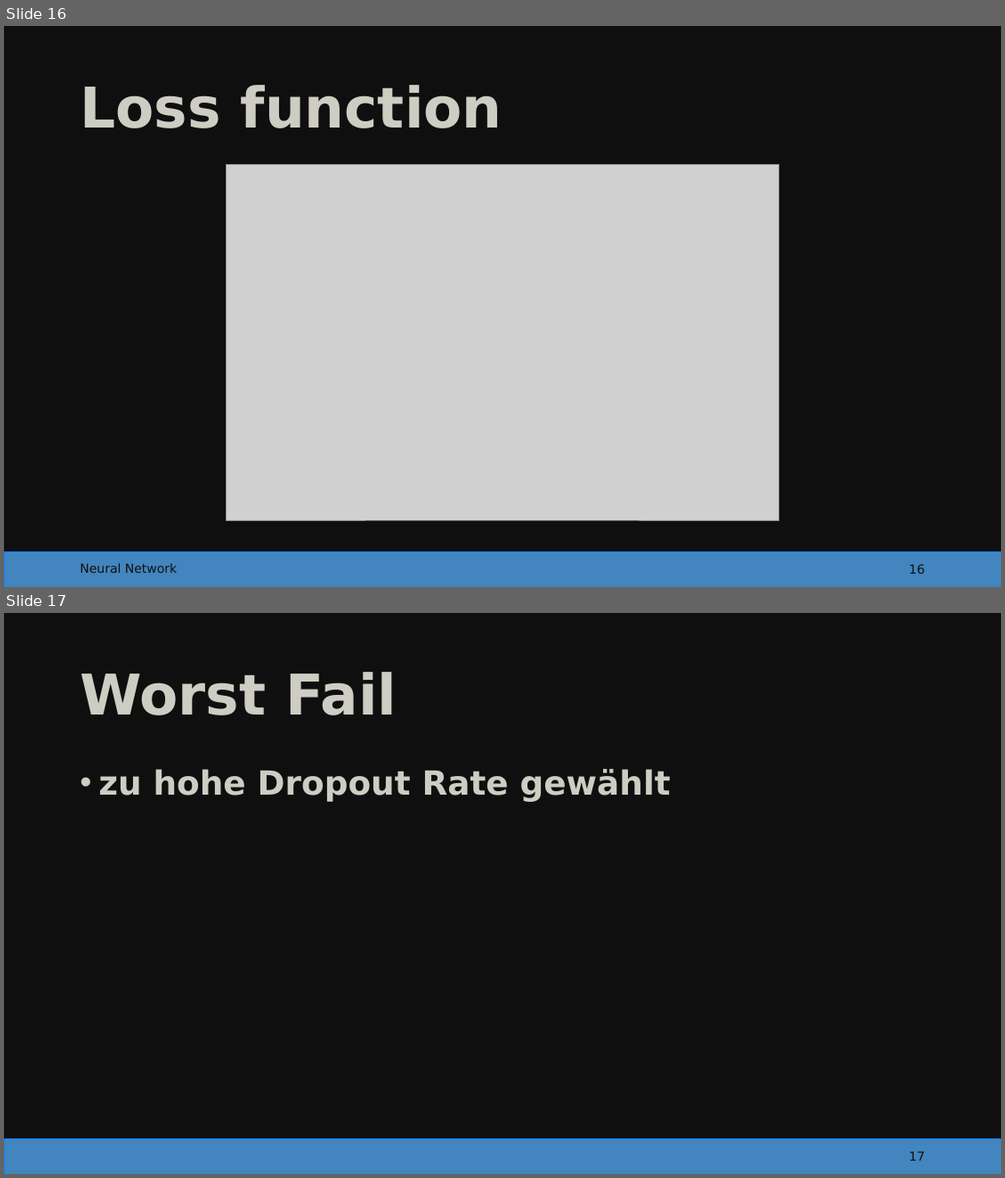
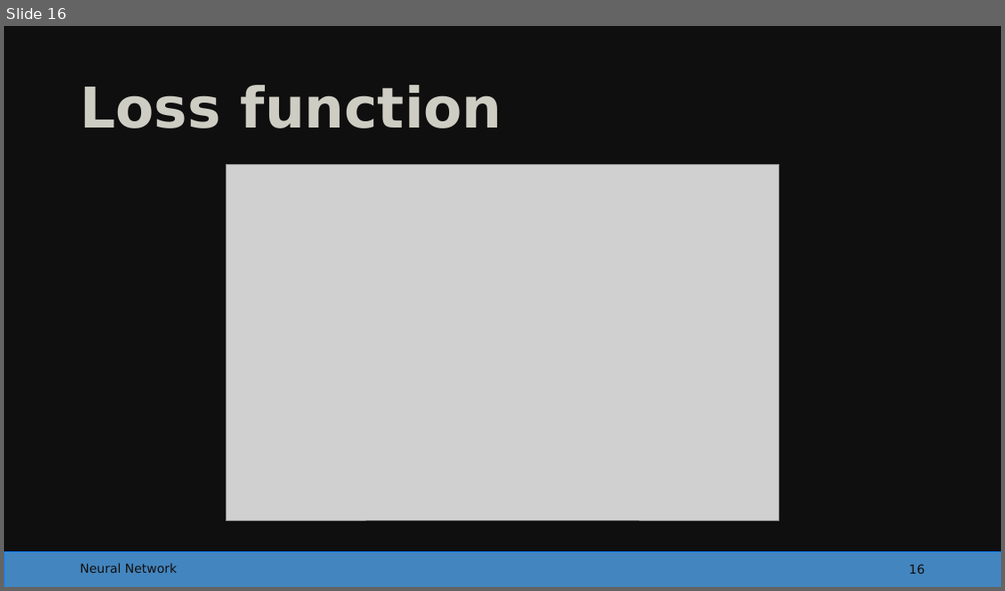
Before and after one commit to danielmeisinger/group-4, a slide deck: 4_Presentation/2024-01-09_presentation.pptx. Shown one above the other, each under a label of ours: slides 16 and 17 before the commit, slide 16 after it. The pictures are 1005x1178 and 1005x591 pixels, drawn with LibreOffice and Linux fonts; fonts in the diff are those of the drawing; grey boxes stand for pictures. Boxes give left, top, right and bottom in pixels: in the first picture for what was removed or moved away, otherwise in the second. Text is boxed around its words. In the diff, an @@ line names an element or a change of style, - is before the commit and + after.

```diff
--- a/4_Presentation/2024-01-09_presentation.pptx
+++ b/4_Presentation/2024-01-09_presentation.pptx
@@ slide 17 removed at [4,613,1001,1174], background #100F0F; not listed: 1 template element that a slide beside it also shows @@
@@ title removed at [80,672,396,715] @@
-Worst Fail
@@ text removed at [98,769,671,802] @@
-• zu hohe Dropout Rate gewählt
@@ page number removed at [909,1151,925,1160] @@
-17
```
Also in this commit, not shown: 8 other files.
